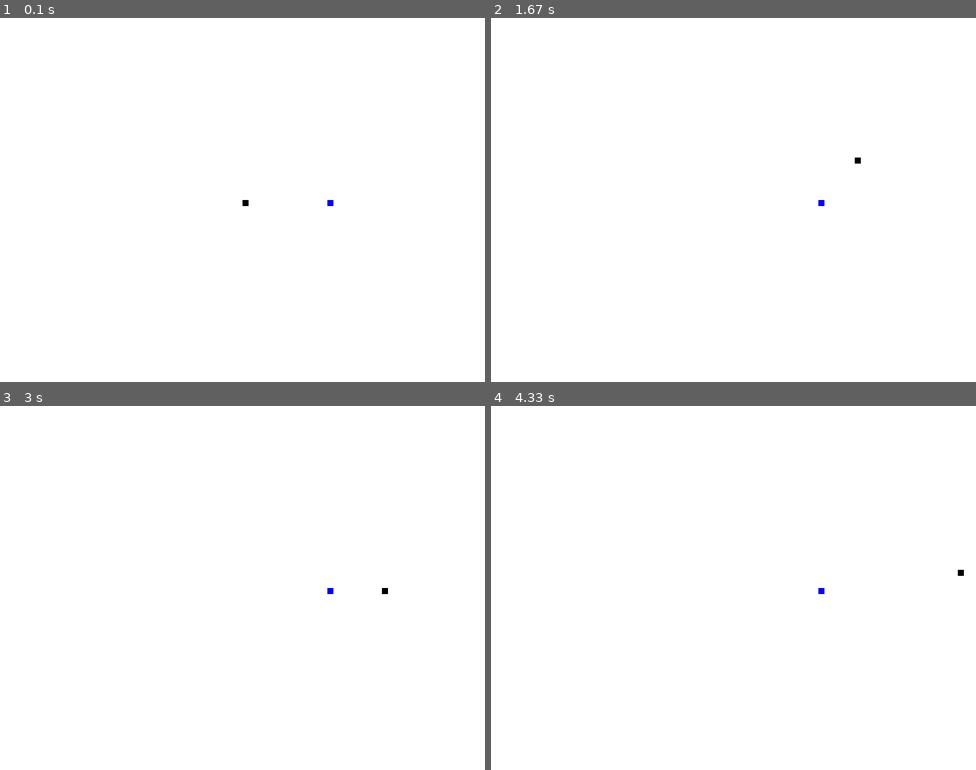
Above: before the commit, frames 1-4 (two rows, left to right).
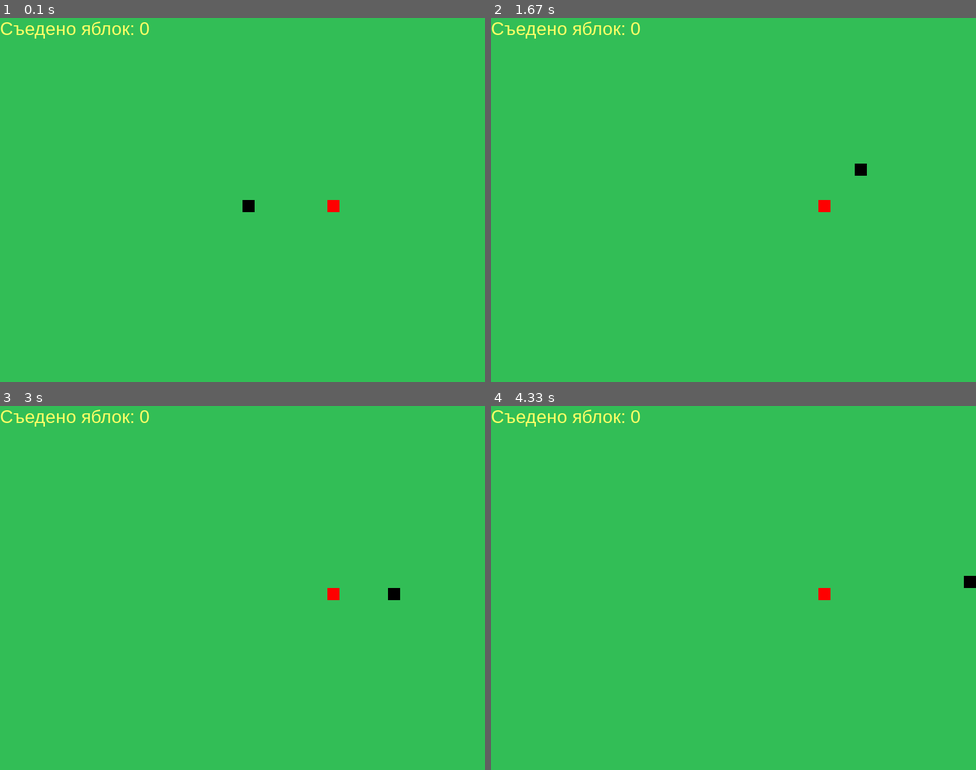
Above: after the commit, the same moments.

Repository: skylinetmk/MyPyGame
Game: pygame game, started from snake.py
The game is run twice, just before and just after one commit, with the same random seed, the same clock (stepped at 60 frames per second) and the same inputs.
Inputs:
- Up to frame 1 (0.1 s): no input
- Up to frame 2 (1.67 s): hold Right 0.33-0.8 s; hold Up 0.83-1.13 s; hold Right 1.17-1.63 s
- Up to frame 3 (3 s): hold Down 2.23-2.53 s; hold Left 2.57-2.97 s
- Up to frame 4 (4.33 s): hold Up 3-3.37 s; hold Right 3.4-4.03 s; hold Down from 4.07 s (still down)

The runs differ from the first frame. In frame 1, 100% of the frame differs, in the area x 0-100%, y 0-100%; in frame 2, 100%; in frame 3, 100%; in frame 4, 100%.

Commit message:
Сделал, чтоб при реверсе движения змейка не реагировала, а продолжала ползти в раннее установленном ннаправлении. Т.е., если она бежала налево, а вы нажали направо, то она могла бы столкнуться со своим телом. Теперь это исключено. Втаком случае змейка продолжит бежать не меняя направления. Возможно в ладьнейшем реализую реверс змейки, но вроде как это неправильно.
Помимо этого надпись об окончании ИГРЫ теперь выводится строго по центру экрана.

Diff:
--- a/snake.py
+++ b/snake.py
@@ -16,32 +16,38 @@
 pygame.display.set_caption('Змейка от skylinetmk') #Добавляем название игры.
 
 
-
 #обозначаем цвета в rgb
-white = (255, 255, 255)
-black = (0, 0, 0)
-red = (255, 0, 0)
-blue = (0, 0, 255)
-message_color = (190, 233, 22)
+yellow = (255, 255, 102)
+dis_fon = (50, 190, 86)
+snake_color = (0, 0, 0)
+food_color = (255, 0, 0)
+dispay_mes_color = (190, 0, 0)
 
 #стиль выводимого текста на экран при ошибках или окончании игры
-font_style = pygame.font.SysFont(None, 25)
+font_style = pygame.font.SysFont(None, 35)
+score_font = pygame.font.SysFont("bahnschrift", 30)
 
 clock = pygame.time.Clock() # для использования игрового времени (скорости игры)
-snake_speed = 20 #Ограничим скорость движения змейки
-snake_block = 10 #размер блока змейки
+snake_speed = 10 #Ограничим скорость движения змейки
+snake_block = 20 #размер блока змейки
+
 
 #Создадим функцию, которая будет показывать нам сообщения на игровом экране.
 def display_message(msg,color):
     message_text = font_style.render(msg, True, color)
+    #узнаем ширину окна с сообщением
+    mesage_text_width = message_text.get_rect()[2]
     #dis.blit(message_text, [display_width/2, display_height/2])
-    dis.blit(message_text, [5, display_height / 2])
+    dis.blit(message_text, [display_width/2 - mesage_text_width/2, display_height / 2])
 
 #Функция отображения тела змейки
 def my_snake(snake_block, snake_list):
    for x in snake_list:
-       pygame.draw.rect(dis, black, [x[0], x[1], snake_block, snake_block])
+       pygame.draw.rect(dis, snake_color, [x[0], x[1], snake_block, snake_block])
 
+def score(score_text):
+   value = score_font.render("Съедено яблок: " + str(score_text), True, yellow)
+   dis.blit(value, [0, 0])
 
 def gameLoop(): #Описываем всю игровую логику в одной функции.
     # переменная статуса игры (продолжаеся или закончена)
@@ -52,6 +58,7 @@
 
     snake_List = []  # Создаём список, в котором будем хранить показатель текущей длины змейки.
     Length_of_snake = 1
+    global_key_go = 0
 
 
     # стартовое положение змейки - середина экрана
@@ -62,17 +69,17 @@
     snake_y_change = 0  # создаём переменную, которой в цикле while будут присваиваться значения изменения положения змейки по оси y.
 
     # Создаём переменную, которая будет указывать расположение еды по оси х.
-    foodx = round(random.randrange(0, display_width - snake_block) / 10.0) * 10.0
+    foodx = round(random.randrange(0, display_width - snake_block) / snake_block) * snake_block
     # Создаём переменную, которая будет указывать расположение еды по оси y.
-    foody = round(random.randrange(0, display_height - snake_block) / 10.0) * 10.0
+    foody = round(random.randrange(0, display_height - snake_block) / snake_block) * snake_block
 
 
     #пока игра продолжается
     while not game_over:
         # игра временно остановлена, ждем решение пользователя
         while game_close == True:
-            dis.fill(white)
-            display_message("Вы проиграли! Нажмите Q для выхода или С для новой игры", red)
+            dis.fill(dis_fon)
+            display_message("Вы проиграли! Нажмите Q для выхода или С для новой игры", dispay_mes_color)
             pygame.display.update()
             for event in pygame.event.get():
                 if event.type == pygame.KEYDOWN:
@@ -88,18 +95,26 @@
                 game_over = True
                 game_close = False
             if event.type == pygame.KEYDOWN: #Добавляем считывание направления движения змеи
-                if event.key == pygame.K_LEFT: # стрелка влево
+
+                # проверяем смену направления движения змейки
+                if event.key == pygame.K_LEFT and global_key_go != pygame.K_RIGHT: # стрелка влево и до этого змейка не бежала вправо
                     snake_x_change = -snake_block  # Указываем шаг изменения положения змейки
                     snake_y_change = 0
-                if event.key == pygame.K_RIGHT: # стрелка вправо
+                if event.key == pygame.K_RIGHT and global_key_go != pygame.K_LEFT: # стрелка вправо и до этого змейка не бежала влево
                     snake_x_change = snake_block  # Указываем шаг изменения положения змейки
                     snake_y_change = 0
-                if event.key == pygame.K_UP: # стрелка ввверх
+                if event.key == pygame.K_UP and global_key_go != pygame.K_DOWN: # стрелка ввверх и до этого змейка не бежала вниз
                     snake_x_change = 0  # Указываем шаг изменения положения змейки
                     snake_y_change = -snake_block
-                if event.key == pygame.K_DOWN: # стрелка вниз
+                if event.key == pygame.K_DOWN and global_key_go != pygame.K_UP: # стрелка вниз и до этого змейка не бежала ввверх
                     snake_x_change = 0  # Указываем шаг изменения положения змейки
                     snake_y_change = snake_block
+
+                # присваиваем переменной нажатие кнопки - направления движения, для того чтоб змейка не разворачивалась головой в свое же тело
+                global_key_go = event.key
+
+
+
         # проверяем новое значение положение головы змейки, если з апределами экрана, то окончание игры
         if snake_x >= display_width or snake_x < 0 or snake_y >= display_height or snake_y < 0:
             game_close = True
@@ -107,9 +122,9 @@
         snake_x += snake_x_change #Записываем новое значение положения змейки по оси х.
         snake_y += snake_y_change #Записываем новое значение положения змейки по оси y.
         #заливка
-        dis.fill(white)
+        dis.fill(dis_fon)
         # рисуем змейку
-        pygame.draw.rect(dis, blue, [foodx, foody, snake_block, snake_block])
+        pygame.draw.rect(dis, food_color, [foodx, foody, snake_block, snake_block])
         # Создаём список, в котором будет храниться показатель длины змейки при движениях.
         snake_Head = []
         snake_Head.append(snake_x)  # Добавляем значения в список при изменении по оси х.
@@ -122,11 +137,12 @@
                 game_close = True
         # рисуем змейку
         my_snake(snake_block, snake_List)
+        score(Length_of_snake - 1)
         pygame.display.update() #обновляем дисплей
 
         if snake_x == foodx and snake_y == foody:  # Указываем, что в случаях, если координаты головы змейки совпадают с координатами еды, еда появляется в новом месте, а длина змейки увеличивается на одну клетку.
-            foodx = round(random.randrange(0, display_width - snake_block) / 10.0) * 10.0
-            foody = round(random.randrange(0, display_height - snake_block) / 10.0) * 10.0
+            foodx = round(random.randrange(0, display_width - snake_block) / snake_block) * snake_block
+            foody = round(random.randrange(0, display_height - snake_block) / snake_block) * snake_block
             Length_of_snake += 1
 
 
